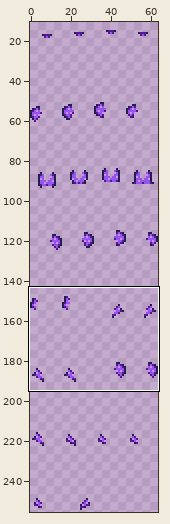
One commit to this sprite sheet: Lurking in the Dark/Assets/Characters/FakeNPCs/Pipo/Accessories/Shorts.png. The picture above shows the old version from afar; the outline marks the close-up.
Close-up. As it was:
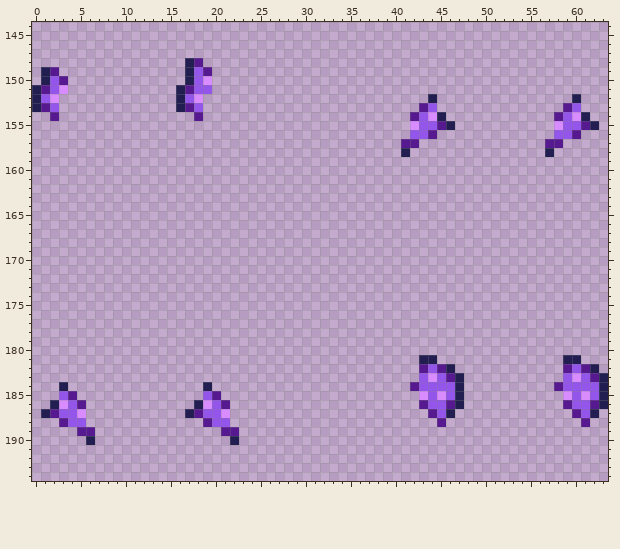
The file is 64x256 pixels. Shown: x 0..63, y 144..194. The wide view leaves out empty margins. The commit also changed other parts of the picture, which this record leaves out.
After:
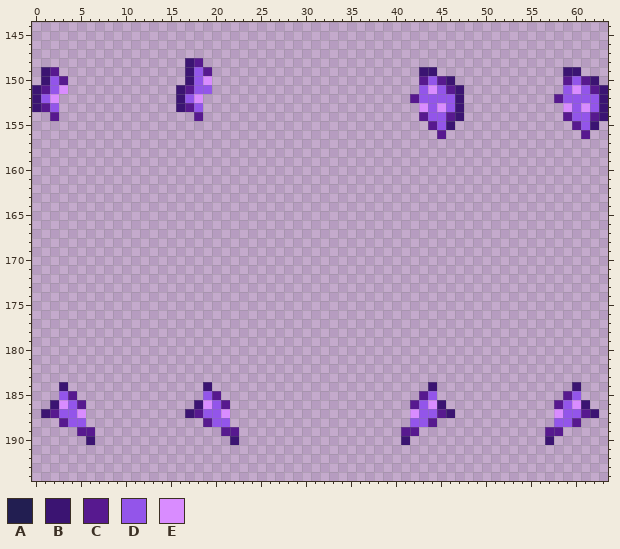
Palette (. is transparent): A #221e51  B #3b1472  C #57198f  D #9355ea  E #d98cff
Difference:
@@ x 0..63 @@
 147 ................................................................
-148 .................AC.............................................
-149 .AC..............ADC............................................
-150 .ADC.............ADE............................................
-151 ACDE............ACDD............................................
-152 ADE.............ADE.........................A...............A...
-153 ACD.............ACD........................CD..............CD...
-154 ..C...............C.......................CDEA............CDEA..
-155 ..........................................EDDCA...........EDDCA.
-156 ..........................................DDC.............DDC...
-157 .........................................CC..............CC.....
-158 .........................................A...............A......
+148 .................BC.............................................
+149 .BC..............BDC.......................BB..............BB...
+150 .BDC.............BDE.......................CDCB............CDCB.
+151 BCDE............BCDD.......................DEDCB...........DEDCB
+152 BDE.............BDE.......................CDDDDB..........CDDDDB
+153 BCD.............BCD........................EDEDB...........EDEDB
+154 ..C...............C........................CDDCB...........CDDCB
+155 ............................................CDB.............CDB.
+156 .............................................C...............C..
+157 ................................................................
+158 ................................................................
 159 ................................................................
@@ x 0..63 @@
 180 ................................................................
-181 ...........................................AA..............AA...
-182 ...........................................CDCA............CDCA.
-183 ...........................................DEDCA...........DEDCA
-184 ...A...............A......................CDDDDA..........CDDDDA
-185 ...DC..............DC......................EDEDA...........EDEDA
-186 ..AEDC............AEDC.....................CDDCA...........CDDCA
-187 .ACDDE...........ACDDE......................CDA.............CDA.
-188 ...CDD.............CDD.......................C...............C..
-189 .....CC..............CC.........................................
-190 ......A...............A.........................................
+181 ................................................................
+182 ................................................................
+183 ................................................................
+184 ...B...............B........................B...............B...
+185 ...DC..............DC......................CD..............CD...
+186 ..BEDC............BEDC....................CDEB............CDEB..
+187 .BCDDE...........BCDDE....................EDDCB...........EDDCB.
+188 ...CDD.............CDD....................DDC.............DDC...
+189 .....CC..............CC..................CC..............CC.....
+190 ......B...............B..................B...............B......
 191 ................................................................
